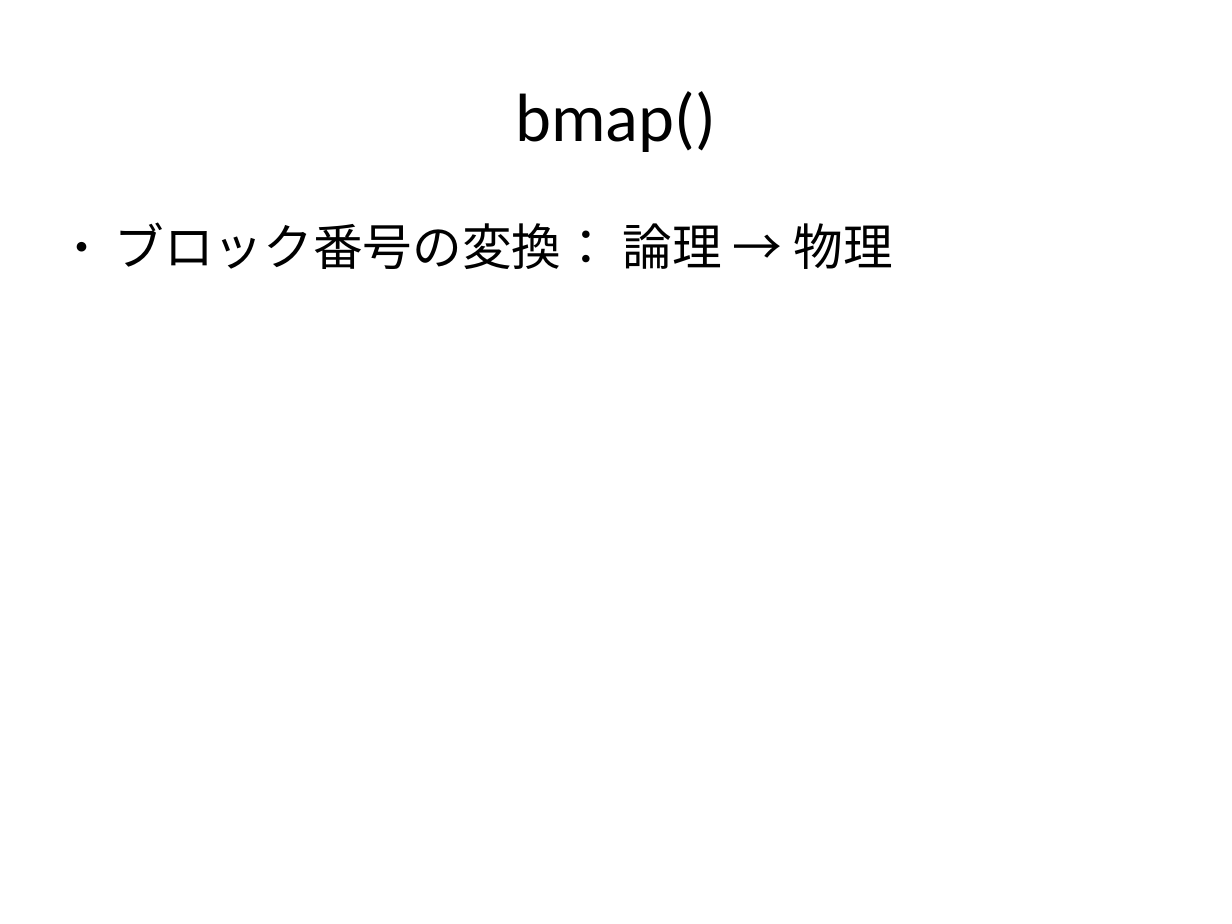
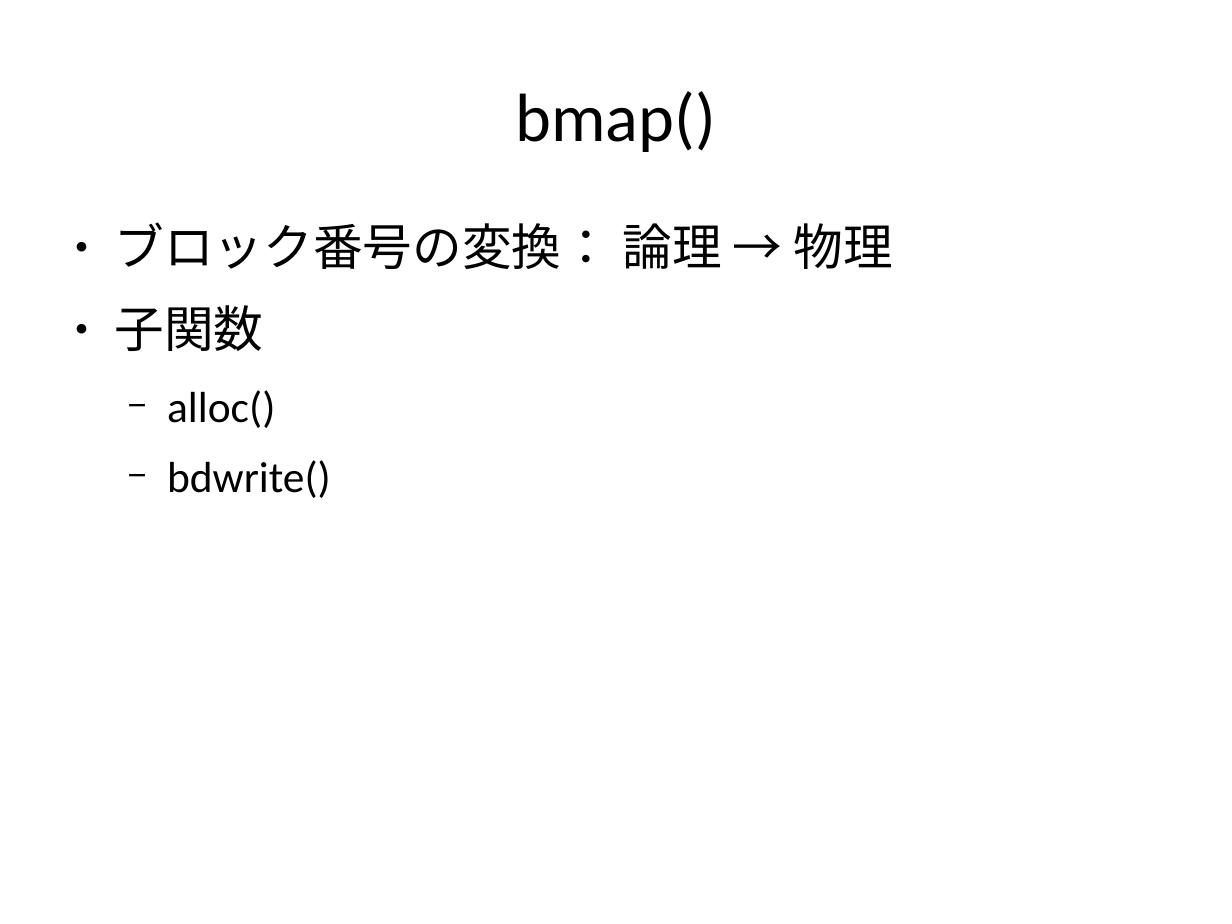
Before and after one commit to andromedroid/ame, a slide deck: slide 16 of doc/unix_v6/inode.odp (slide 11 before the commit). Drawn at 1232x924 pixels with LibreOffice and Linux fonts; fonts in the diff are those of the drawing. Boxes give left, top, right and bottom in pixels: in the first picture for what was removed or moved away, otherwise in the second. Text is boxed around its words. In the diff, an @@ line names an element or a change of style, - is before the commit and + after.

```diff
--- a/doc/unix_v6/inode.odp
+++ b/doc/unix_v6/inode.odp
@@ text at box(114, 305, 331, 498): paragraphs added @@
+● 子関数
+  − alloc()
+  − bdwrite()
```
Also in this commit, not shown: 9 other slides changed, 8 slides added, 2 slides removed.
